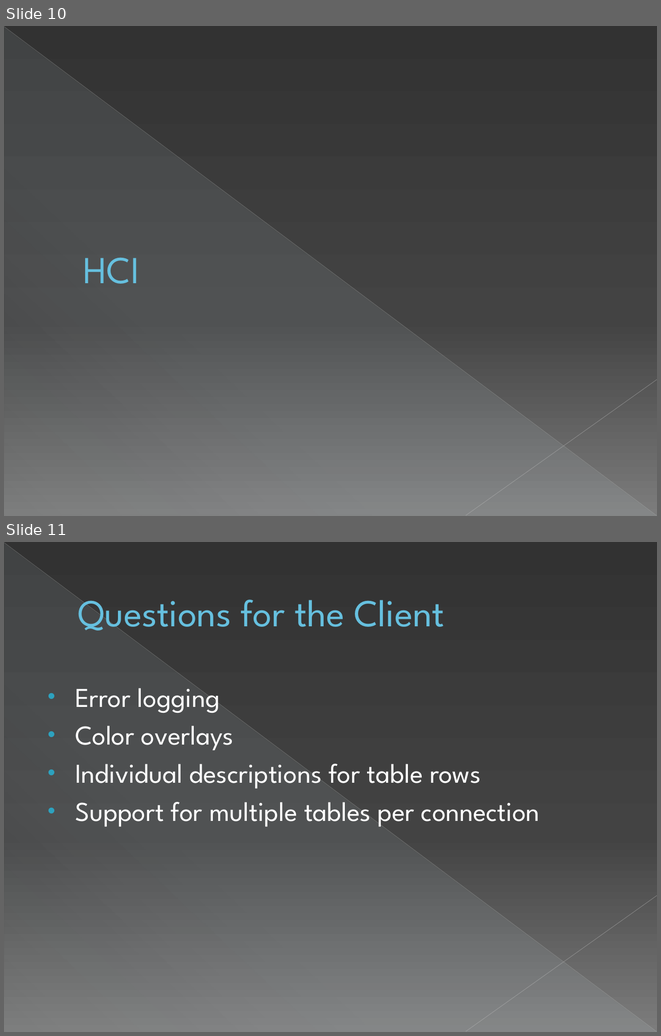
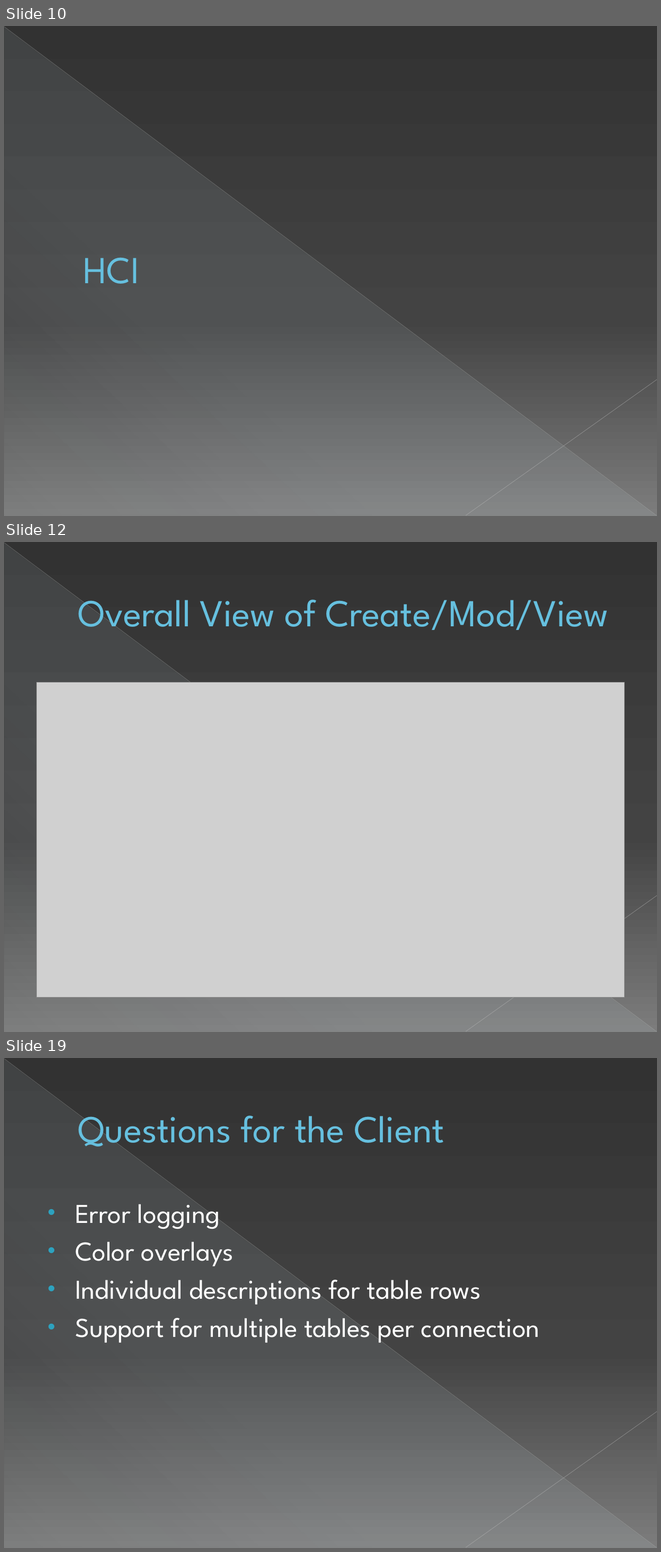
Before and after one commit to sweenr/odbc2kml, a slide deck: docs/ODBC2KML Requrements Meeting.pptx. Shown one above the other, each under a label of ours: slides 10 and 11 before the commit, slides 10, 12 and 19 after it; the slides between them are not shown. The pictures are 661x1036 and 661x1552 pixels, drawn with LibreOffice and Linux fonts; fonts in the diff are those of the drawing; grey boxes stand for pictures. Boxes give left, top, right and bottom in pixels: in the first picture for what was removed or moved away, otherwise in the second. Text is boxed around its words. In the diff, an @@ line names an element or a change of style, - is before the commit and + after.

Commit message:
-Added Screenshots of the system. -Added Screenshots to the requirements powerpoint.

```diff
--- a/docs/ODBC2KML Requrements Meeting.pptx
+++ b/docs/ODBC2KML Requrements Meeting.pptx
@@ slide 12 added at bbox=[4, 542, 657, 1032], background gradient #333333 to #444444 to #7D7D7D; not listed: 3 template elements that a slide beside it also shows @@
@@ title added at bbox=[78, 598, 608, 637], 42 pt, text #66C0E0 @@
+Overall View of Create/Mod/View
@@ picture added at bbox=[37, 682, 624, 997] @@
@@ what was slide 11 is now slide 19 @@
```
Also in this commit, not shown: 7 other slides added, 5 other files.
